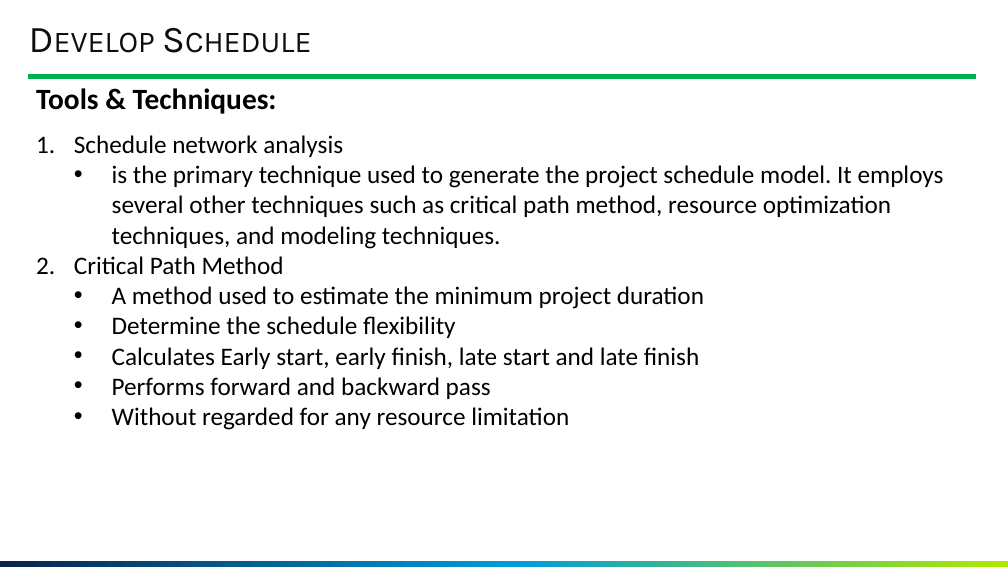
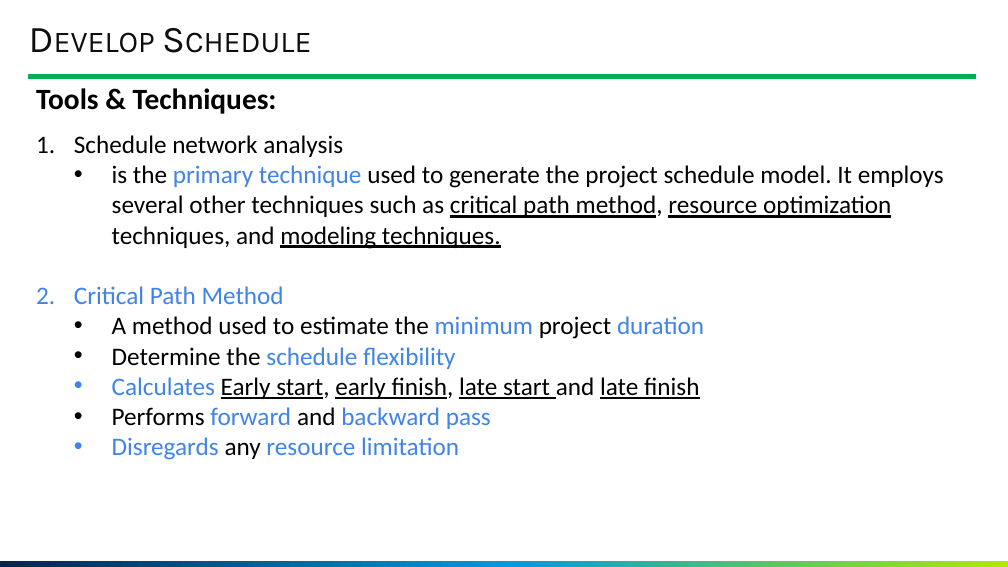
Before and after one commit to GoonerMAK/SWE_4803_Software_Project_Management, a slide deck: slide 105 of SWE 4803_Lec5_part1.pptm. Drawn at 1008x567 pixels with LibreOffice and Linux fonts; fonts in the diff are those of the drawing; background and template pictures are left out. Boxes give left, top, right and bottom in pixels: in the first picture for what was removed or moved away, otherwise in the second. Text is boxed around its words. In the diff, an @@ line names an element or a change of style, - is before the commit and + after.

```diff
--- a/SWE 4803_Lec5_part1.pptm
+++ b/SWE 4803_Lec5_part1.pptm
@@ text at (x1=74, y1=165, x2=944, y2=429): text colour #000000 to #4184E8 in "primary technique", "Critical Path Method", "minimum duration", "schedule flexibility" and 2 more places; underline on in "critical path method, resource optimization modeling techniq ...", "Early start, early finish, late start late ..." @@
@@ text at (x1=112, y1=437, x2=459, y2=460): text changed; text colour #000000 to #4184E8 @@
-  • Without regarded for any resource limitation
+  • Disregards any resource limitation
```
Also in this commit, not shown: 6 other slides changed.
